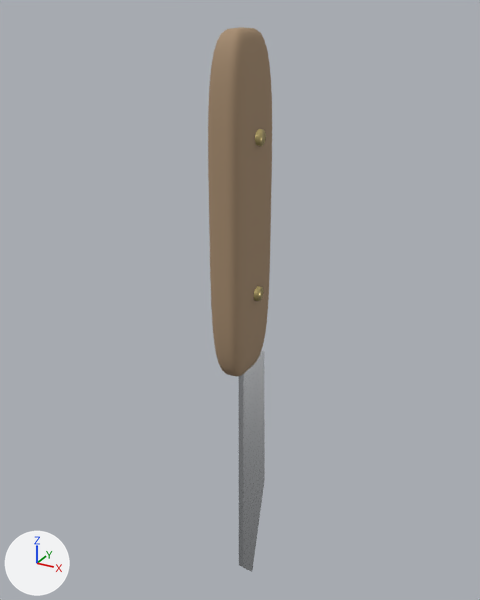
The glTF model assets/models/targets/knife.glb, before and after one commit.
Rendered twice from a 50 mm lens placed at (0.0971, -0.1813, 0.115), pointed at (-0.005, 0.0043, 0.0221). Arrows for +X, +Y and +Z are at lower left; the lights stay in place. The older version comes first.

Objects in the first picture: 'Blade', 'Handle' and 1 more.
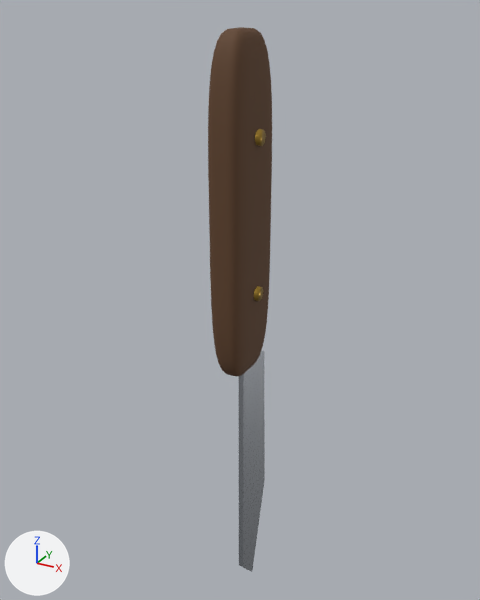
Location of each change, [x1, y1, x2, y2] in pixels of the pictures (480 x 600 px):
'Handle', recoloured (beige to brown): [208, 27, 272, 376] in both

Patch to the scene script:
```diff
--- a/assets/models/targets/knife.glb.py
+++ b/assets/models/targets/knife.glb.py
@@ mat_wood @@
 mat_wood = principled_material('wood')
-mat_wood.base_color = (0.376, 0.259, 0.157)  # beige #a58b6e
+mat_wood.base_color = (0.118, 0.0549, 0.0235)  # brown #60422a
 mat_wood.roughness = 0.8
```
